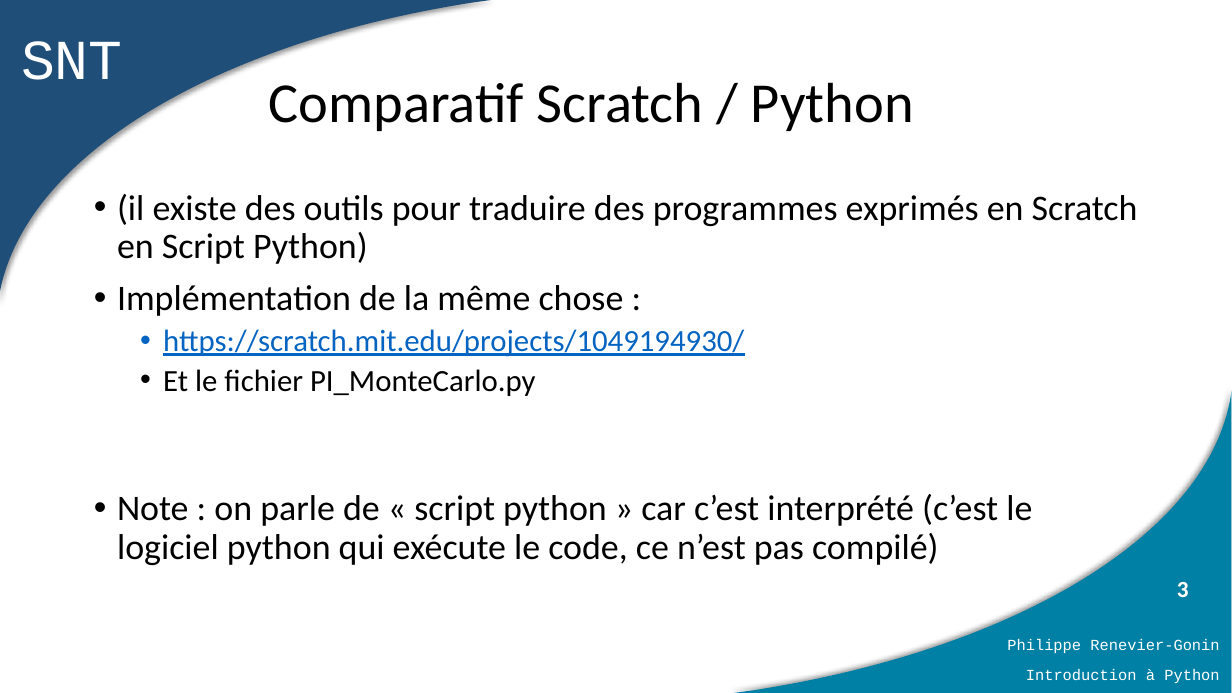
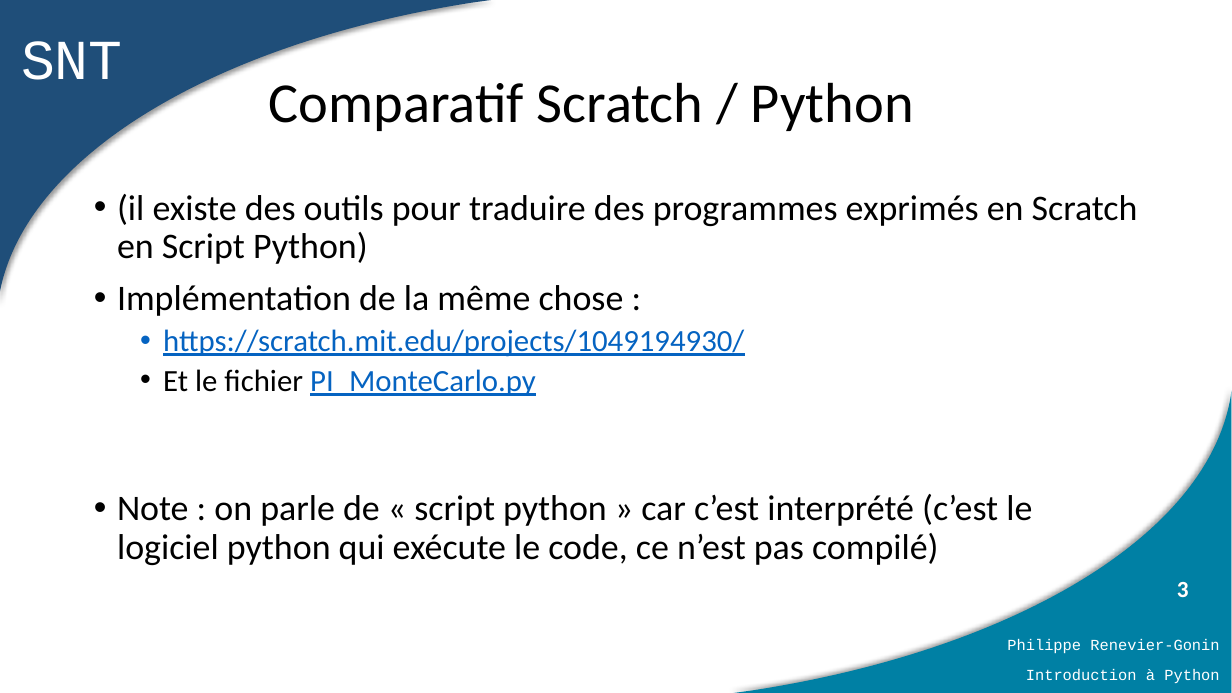
Before and after one commit to PhilippeRenevierGonin/snt, a slide deck: slide 3 of 01_python/cours/02_présentation de python.pptx. Drawn at 1232x693 pixels with LibreOffice and Linux fonts; fonts in the diff are those of the drawing. Boxes give left, top, right and bottom in pixels: in the first picture for what was removed or moved away, otherwise in the second. Text is boxed around its words. In the diff, an @@ line names an element or a change of style, - is before the commit and + after.

```diff
--- a/01_python/cours/02_présentation de python.pptx
+++ b/01_python/cours/02_présentation de python.pptx
@@ text at box(163, 369, 536, 396): text colour #000000 to #0563C1, underline on in "PI_MonteCarlo.py" @@
```
Also in this commit, not shown: 4 other slides changed, 11 other files.
